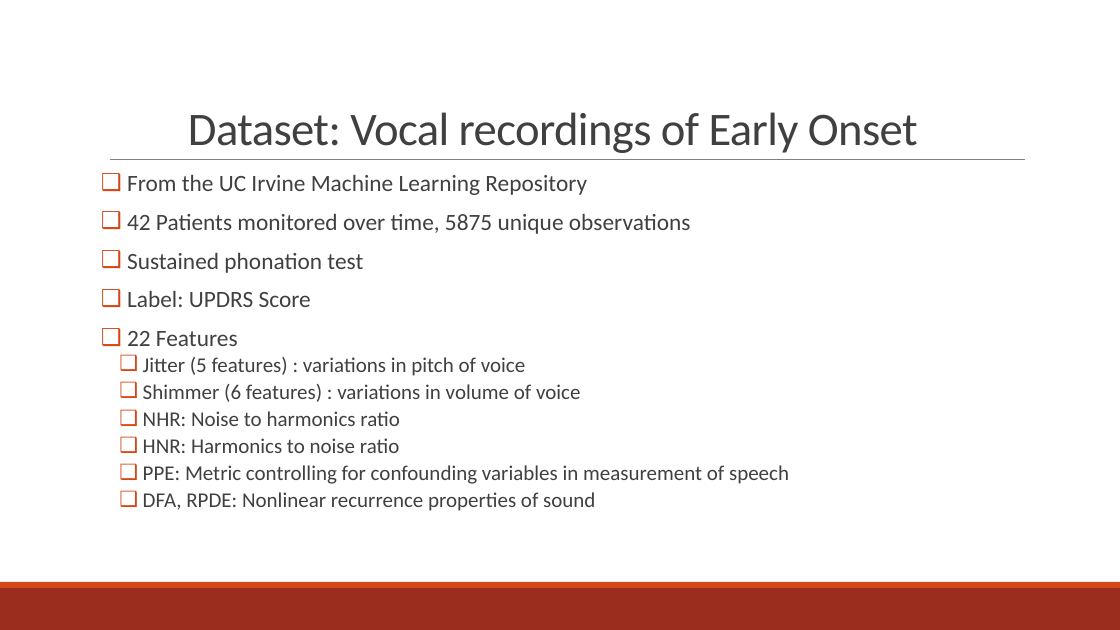
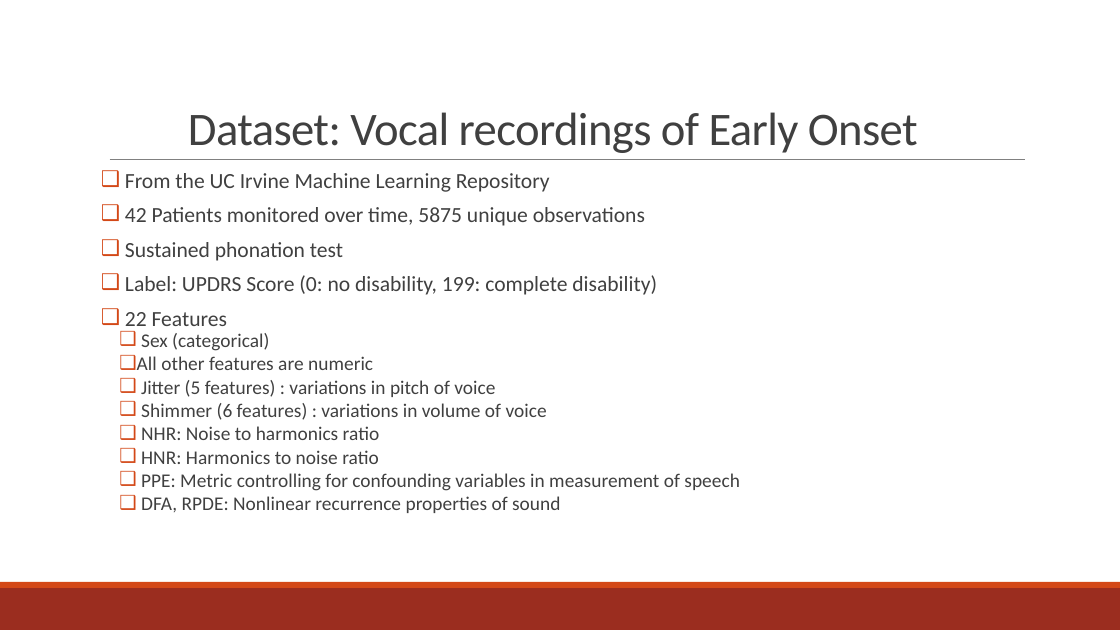
Before and after one commit to Sharath-Shenoy/Machine_Learning_In_Healthcare, a slide deck: slide 3 of Regression Models to Predict Progression of Parkinson’s.pptx. Drawn at 1120x630 pixels with LibreOffice and Linux fonts; fonts in the diff are those of the drawing. Boxes give left, top, right and bottom in pixels: in the first picture for what was removed or moved away, otherwise in the second. Text is boxed around its words. In the diff, an @@ line names an element or a change of style, - is before the commit and + after.

```diff
--- a/Regression Models to Predict Progression of Parkinson’s.pptx
+++ b/Regression Models to Predict Progression of Parkinson’s.pptx
@@ text at bbox=[125, 173, 740, 513]: size 20 to 18.5 pt in "From the UC Irvine Machine Learning Repository", "42 Patients monitored over time, 5875 unique ...", "Sustained phonation test", "22 Features"; size 18 to 16.6 pt in "Jitter (5 features) : variations in pitch ...", "Shimmer (6 features) : variations in volume ...", "NHR: Noise to harmonics ratio", "HNR: Harmonics to noise ratio" and 2 more places; line spacing 0.8 to 0.7 @@
@@ text at bbox=[125, 275, 657, 295]: text changed; size 20 to 18.5 pt @@
-❑ Label: UPDRS Score
+❑ Label: UPDRS Score (0: no disability, 199: complete disability)
@@ text at bbox=[137, 333, 373, 370]: paragraphs added @@
+  ❑ Sex (categorical)
+  ❑ All other features are numeric
```
Also in this commit, not shown: 1 other slide changed, 1 other file.
